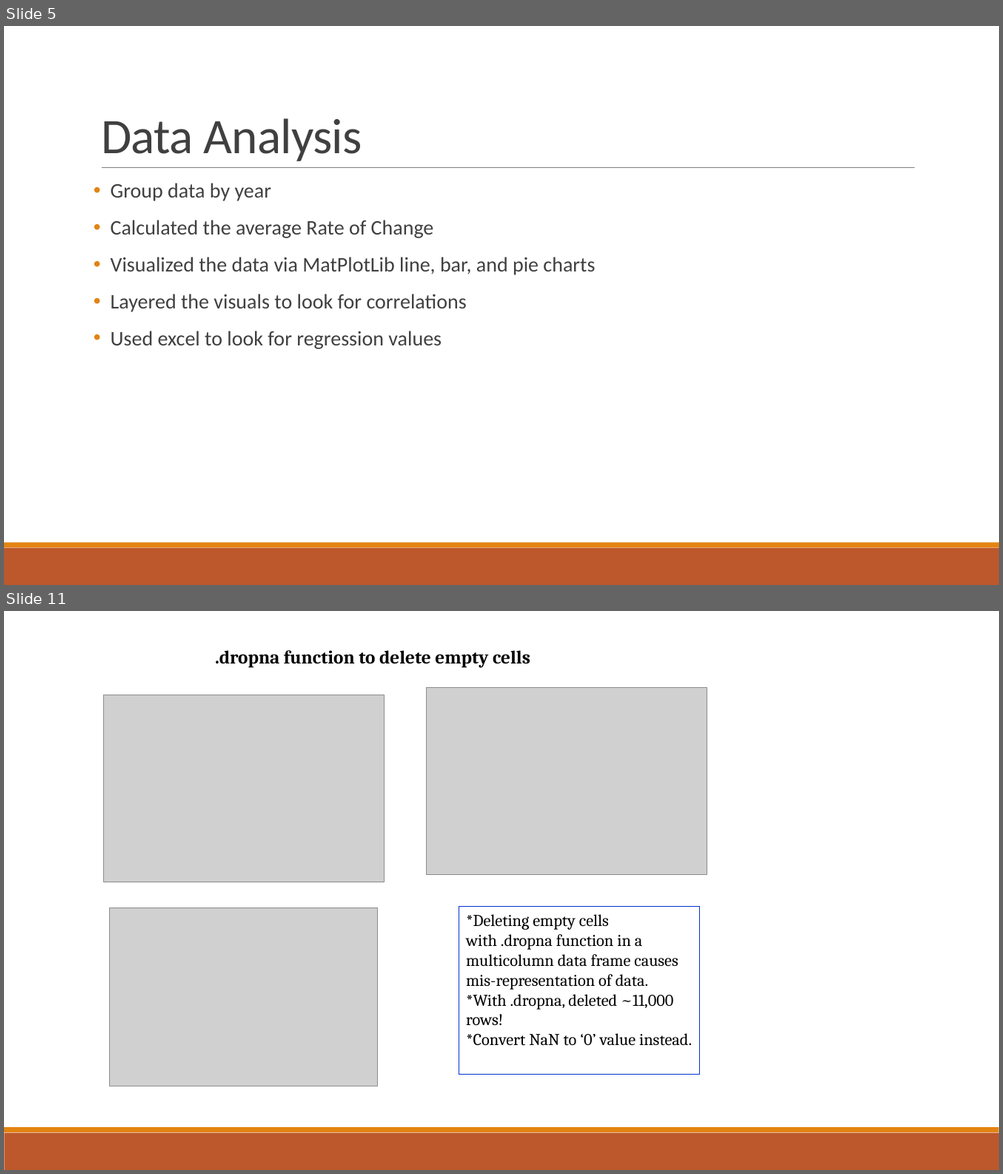
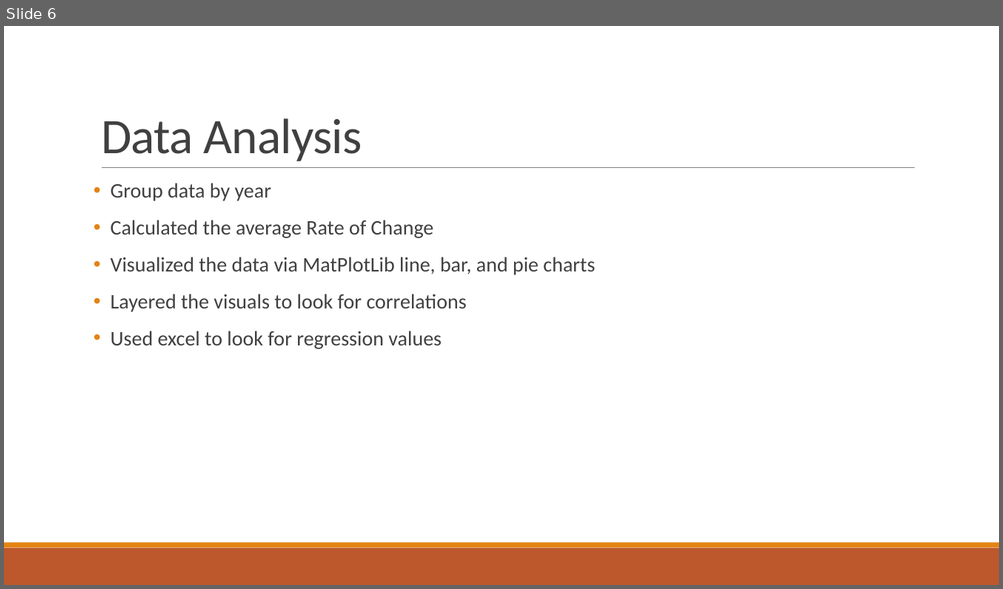
Before and after one commit to grahamb001/Project1, a slide deck: Project 1 Presentation Templatebg_ap.pptx. Shown one above the other, each under a label of ours: slides 5 and 11 before the commit, slide 6 after it; the slides between them are not shown. The pictures are 1003x1174 and 1003x589 pixels, drawn with LibreOffice and Linux fonts; fonts in the diff are those of the drawing; grey boxes stand for pictures. Boxes give left, top, right and bottom in pixels: in the first picture for what was removed or moved away, otherwise in the second. Text is boxed around its words. In the diff, an @@ line names an element or a change of style, - is before the commit and + after.

```diff
--- a/Project 1 Presentation Templatebg_ap.pptx
+++ b/Project 1 Presentation Templatebg_ap.pptx
@@ slide 11 removed at (4,611,999,1170), background #FFFFFF; not listed: 2 template elements that a slide beside it also shows @@
@@ text removed at (215,650,530,668) @@
-.dropna function to delete empty cells
@@ picture removed at (103,695,384,882) @@
@@ picture removed at (427,688,707,875) @@
@@ picture removed at (110,908,378,1086) @@
@@ rectangle removed at (458,906,700,1075) @@
-*Deleting empty cells with .dropna function in a multicolumn data frame causes mis-representation of data.
-*With .dropna, deleted ~11,000 rows!
-*Convert NaN to ‘0’ value instead.
@@ what was slide 5 is now slide 6 @@
```
Also in this commit, not shown: 4 slides changed, 6 slides added, 7 other slides removed.
